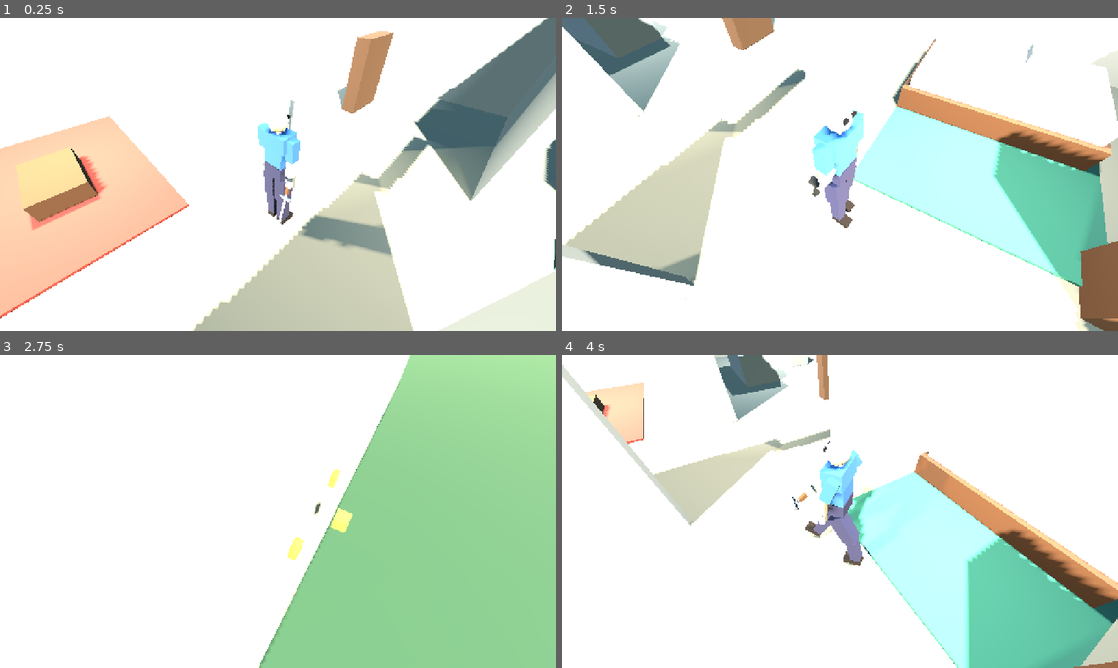
Above: before the commit, frames 1-4 (two rows, left to right).
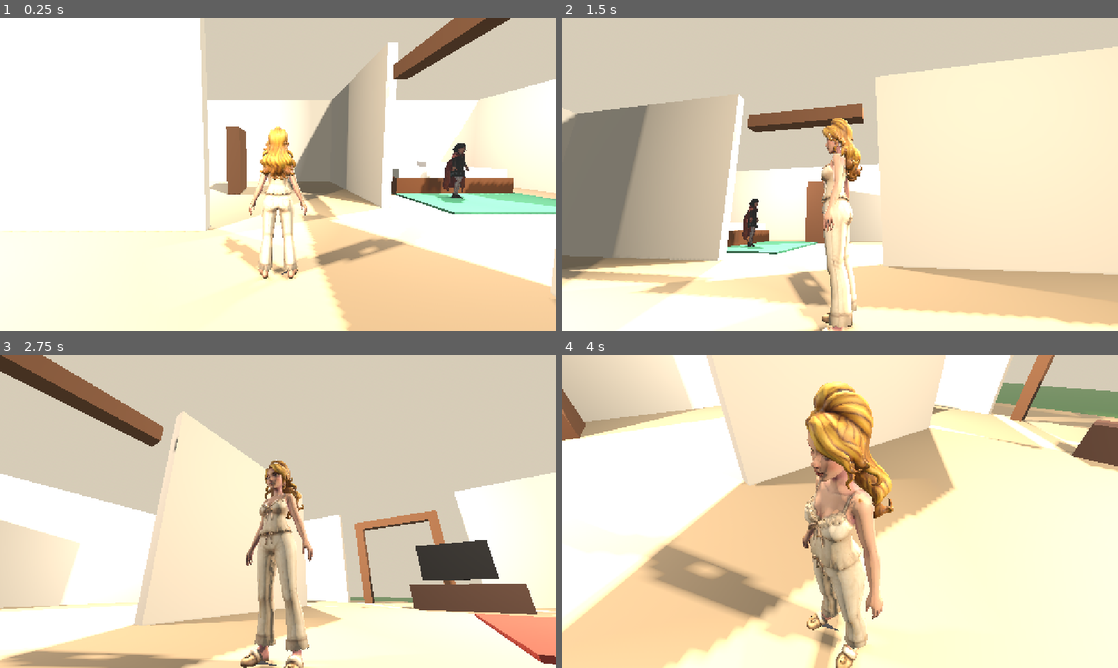
Above: after the commit, the same moments.

Repository: dannyswat/threed
Game: Godot game, scene res://scenes/Main.tscn
The game is run twice, just before and just after one commit, with the same random seed, the same clock (stepped at 60 frames per second) and the same inputs.
Inputs:
- Up to frame 1 (0.25 s): no input
- Up to frame 2 (1.5 s): hold D 0.53-1.28 s; hold X 0.53-1.28 s; hold S from 1.28 s (still down); tap G at 1.35 s
- Up to frame 3 (2.75 s): release S at 2.03 s; hold D from 2.03 s (still down); hold X from 2.03 s (still down)
- Up to frame 4 (4 s): release D at 2.78 s; release X at 2.78 s; hold W 2.78-3.53 s; tap G at 2.85 s; hold A from 3.53 s (still down); hold X from 3.53 s (still down)

The runs differ from the first frame. In frame 1, 72% of the frame differs, in the area x 0-100%, y 0-100%; in frame 2, 89%; in frame 3, 91%; in frame 4, 86%.

Commit message:
Just another character

Diff:
--- a/project.godot
+++ b/project.godot
@@ -27,4 +27,6 @@
 
 [rendering]
 
+renderer/rendering_method="gl_compatibility"
+renderer/rendering_method.mobile="gl_compatibility"
 anti_aliasing/quality/msaa_3d=1
--- a/scenes/Main.tscn
+++ b/scenes/Main.tscn
@@ -3,6 +3,8 @@
 [ext_resource type="PackedScene" path="res://scenes/House.tscn" id="1_house"]
 [ext_resource type="PackedScene" uid="uid://c8k3o4j0scd6f" path="res://scenes/Player.tscn" id="2_player"]
 [ext_resource type="Script" uid="uid://bl1d7si47u8tm" path="res://scripts/follow_camera.gd" id="3_camera_script"]
+[ext_resource type="PackedScene" uid="uid://b2uc7l74t66in" path="res://scenes/blackwitch.glb" id="4_blackwitch"]
+[ext_resource type="Script" uid="uid://c5x6oc8xdoqxv" path="res://scripts/idle_character.gd" id="5_idle_character"]
 
 [sub_resource type="ProceduralSkyMaterial" id="1_sky_material"]
 sky_top_color = Color(0.24, 0.51, 0.71, 1)
@@ -16,23 +18,27 @@
 [sub_resource type="Environment" id="3_environment"]
 background_mode = 2
 sky = SubResource("2_sky")
-ambient_light_source = 3
+ambient_light_source = 2
 ambient_light_color = Color(1, 0.98, 0.93, 1)
-ambient_light_energy = 0.45
+ambient_light_energy = 0.25
 fog_enabled = true
 fog_light_color = Color(0.84, 0.8, 0.72, 1)
 fog_density = 0.003
 
+[sub_resource type="CapsuleShape3D" id="4_npc_shape"]
+radius = 0.28
+height = 1.75
+
 [node name="Main" type="Node3D" unique_id=2080077506]
-
-[node name="WorldEnvironment" type="WorldEnvironment" parent="." unique_id=2062938883]
-environment = SubResource("3_environment")
 
 [node name="Sun" type="DirectionalLight3D" parent="." unique_id=517626878]
 transform = Transform3D(0.7880108, -0.4575257, 0.41195792, 0, 0.66913056, 0.74314487, -0.6156615, -0.58560616, 0.5272821, 0, 0, 0)
 light_color = Color(1, 0.95, 0.87, 1)
-light_energy = 2.0
+light_energy = 0.4
 shadow_enabled = true
+
+[node name="WorldEnvironment" type="WorldEnvironment" parent="." unique_id=2062938883]
+environment = SubResource("3_environment")
 
 [node name="House" parent="." unique_id=1023491995 instance=ExtResource("1_house")]
 
@@ -46,3 +52,16 @@
 [node name="Camera3D" type="Camera3D" parent="CameraRig" unique_id=169367228]
 current = true
 fov = 72.0
+
+[node name="BedroomNpc" type="Node3D" parent="." unique_id=1881124401]
+transform = Transform3D(0, 0, -1.3, 0, 1.3, 0, 1.3, 0, 0, 4.3, 0.05, -3.4)
+script = ExtResource("5_idle_character")
+idle_animation = "NlaTrack_001"
+
+[node name="Model" parent="BedroomNpc" unique_id=2105449302 instance=ExtResource("4_blackwitch")]
+
+[node name="StaticBody3D" type="StaticBody3D" parent="BedroomNpc" unique_id=1590118022]
+
+[node name="CollisionShape3D" type="CollisionShape3D" parent="BedroomNpc/StaticBody3D" unique_id=1435329208]
+transform = Transform3D(1, 0, 0, 0, 1, 0, 0, 0, 1, 0, 0.875, 0)
+shape = SubResource("4_npc_shape")
--- a/scenes/Player.tscn
+++ b/scenes/Player.tscn
@@ -1,6 +1,7 @@
 [gd_scene format=3 uid="uid://c8k3o4j0scd6f"]
 
 [ext_resource type="Script" uid="uid://odhvnbi5losv" path="res://scripts/player.gd" id="1_player_script"]
+[ext_resource type="PackedScene" uid="uid://bht5tjcoitlkv" path="res://scenes/pajama girl.glb" id="2_player_model"]
 
 [sub_resource type="CapsuleShape3D" id="1_body_shape"]
 radius = 0.28
@@ -15,3 +16,6 @@
 shape = SubResource("1_body_shape")
 
 [node name="VisualRoot" type="Node3D" parent="." unique_id=1816880805]
+
+[node name="Model" parent="VisualRoot" unique_id=1234567891 instance=ExtResource("2_player_model")]
+transform = Transform3D(0, 0, 1.3, 0, 1.3, 0, -1.3, 0, 0, 0, 0, 0)
--- a/scripts/follow_camera.gd
+++ b/scripts/follow_camera.gd
@@ -3,9 +3,13 @@
 @export var target_path: NodePath
 @export var follow_distance := 5.0
 @export var follow_distance_indoor := 1.5
-@export var follow_height := 2.8
+@export var pitch_degrees := 30.0
 @export var look_height := 0.9
 @export var smoothing := 7.0
+@export var yaw_speed_degrees := 110.0
+@export var pitch_speed_degrees := 75.0
+@export var min_pitch_degrees := 15.0
+@export var max_pitch_degrees := 65.0
 
 # House bounds for indoor detection
 const HOUSE_SIZE := Vector3(16.0, 100.0, 14.0)  # x, y (ignored), z
@@ -13,16 +17,13 @@
 
 var target: Node3D
 var transparent_materials: Dictionary = {}  # Track original materials for restoration
-
-# Fixed world-space 45-degree offset direction (camera always comes from the same world angle)
-const CAMERA_OFFSET_DIR := Vector3(1.0, 0.0, 1.0)  # Will be normalized at use
+var camera_yaw_offset := 0.0
 
 func _ready() -> void:
 	set_as_top_level(true)
 	target = get_node_or_null(target_path) as Node3D
 	if target != null:
-		var offset := CAMERA_OFFSET_DIR.normalized()
-		global_position = target.global_position + offset * follow_distance + Vector3.UP * follow_height
+		global_position = _get_desired_position(follow_distance)
 		look_at(target.global_position + Vector3(0.0, look_height, 0.0), Vector3.UP)
 
 func _is_indoors(position: Vector3) -> bool:
@@ -36,21 +37,47 @@
 		if target == null:
 			return
 
-	# Fixed world-space 45-degree diagonal — does not depend on player facing direction.
-	# Using player's basis caused a spiral: movement direction changed player rotation,
-	# which shifted the camera, which shifted movement direction, etc.
-	var offset := CAMERA_OFFSET_DIR.normalized()
+	_update_camera_input(delta)
 
 	# Determine camera distance based on indoor/outdoor status
 	var current_distance := follow_distance_indoor if _is_indoors(target.global_position) else follow_distance
 
-	var desired_position := target.global_position + offset * current_distance + Vector3.UP * follow_height
+	var desired_position := _get_desired_position(current_distance)
 	var weight := 1.0 - exp(-smoothing * delta)
 	global_position = global_position.lerp(desired_position, weight)
 	look_at(target.global_position + Vector3(0.0, look_height, 0.0), Vector3.UP)
 
 	# Check for walls blocking camera view and make them transparent
 	_update_wall_transparency()
+
+
+func _update_camera_input(delta: float) -> void:
+	var yaw_input := 0.0
+	if Input.is_physical_key_pressed(KEY_A):
+		yaw_input += 1.0
+	if Input.is_physical_key_pressed(KEY_D):
+		yaw_input -= 1.0
+	camera_yaw_offset += deg_to_rad(yaw_input * yaw_speed_degrees * delta)
+
+	var pitch_input := 0.0
+	if Input.is_physical_key_pressed(KEY_W):
+		pitch_input += 1.0
+	if Input.is_physical_key_pressed(KEY_S):
+		pitch_input -= 1.0
+	pitch_degrees = clamp(
+		pitch_degrees + pitch_input * pitch_speed_degrees * delta,
+		min_pitch_degrees,
+		max_pitch_degrees
+	)
+
+
+func _get_desired_position(current_distance: float) -> Vector3:
+	var pitch_radians := deg_to_rad(pitch_degrees)
+	var horizontal_distance := current_distance * cos(pitch_radians)
+	var vertical_offset := current_distance * sin(pitch_radians)
+	var local_offset := Basis(Vector3.UP, camera_yaw_offset) * Vector3(0.0, 0.0, horizontal_distance)
+	var world_offset := target.global_transform.basis * local_offset
+	return target.global_position + world_offset + Vector3.UP * vertical_offset
 
 
 func _update_wall_transparency() -> void:
--- /dev/null
+++ b/scripts/idle_character.gd
@@ -0,0 +1,32 @@
+extends Node3D
+
+@export var idle_animation := "NlaTrack.001"
+
+func _ready() -> void:
+	var anim_player := find_child("AnimationPlayer", true, false) as AnimationPlayer
+	if anim_player == null:
+		return
+
+	var anim_name := idle_animation
+	if not anim_player.has_animation(anim_name):
+		anim_name = _find_shortest_animation(anim_player)
+	if anim_name == "":
+		return
+
+	var animation := anim_player.get_animation(anim_name)
+	if animation:
+		animation.loop_mode = Animation.LOOP_LINEAR
+	anim_player.play(anim_name)
+
+
+func _find_shortest_animation(anim_player: AnimationPlayer) -> String:
+	var best_name := ""
+	var best_length := INF
+	for anim_name in anim_player.get_animation_list():
+		if anim_name == "RESET":
+			continue
+		var animation := anim_player.get_animation(anim_name)
+		if animation and animation.length < best_length:
+			best_name = anim_name
+			best_length = animation.length
+	return best_name
--- a/scripts/player.gd
+++ b/scripts/player.gd
@@ -17,6 +17,20 @@
 
 const SWORD_SCENE := preload("res://scenes/Sword.tscn")
 const GUN_SCENE   := preload("res://scenes/Gun.tscn")
+const RELAXED_CLAVICLE_Z := 0.18
+const RELAXED_UPPERARM_Z := 0.80
+const RELAXED_ARM_SPREAD_Y := 0.22
+const RELAXED_FOREARM_X := 0.22
+const RELAXED_FOREARM_Z := 0.1
+const RELAXED_HAND_X := -0.12
+const RELAXED_HAND_Z := 0.06
+const WALK_LEG_INWARD_Z := 0.00
+const WALK_THIGH_SWING := 0.52
+const WALK_CALF_SWING := 0.22
+const WALK_CALF_BEND := 0.9
+const WALK_FOOT_SWING := 0.16
+const WALK_HIP_BOB := 0.028
+const DEBUG_MODEL_ANIMATION := true
 
 @onready var visual_root: Node3D = $VisualRoot
 
@@ -29,16 +43,54 @@
 var sword: Node3D
 var gun: Node3D
 var g_key_pressed_last_frame := false
+var left_key_was_pressed := false
+var right_key_was_pressed := false
+var anim_player: AnimationPlayer = null
+var model_skeleton: Skeleton3D = null
+var bone_ids: Dictionary = {}
+var base_bone_rotations: Dictionary = {}
+var base_bone_positions: Dictionary = {}
+var leg_bone_groups := {
+	"left_thigh": [],
+	"left_calf": [],
+	"left_foot": [],
+	"right_thigh": [],
+	"right_calf": [],
+	"right_foot": []
+}
+var idle_timer := 0.0
+var imported_idle_anim := ""
+var using_imported_idle := false
+var last_debug_log_time := 0.0
+
+const IDLE_ANIMATION_DELAY := 0.5
+const IDLE_ANIMATION_CANDIDATES := ["NlpTrack.001", "NlpTrack_001", "NlaTrack.001", "NlaTrack_001"]
 
 func _ready() -> void:
 	_rebuild_dummy_rig()
+	# Find the imported model animation and skeleton nodes.
+	var model := visual_root.get_node_or_null("Model")
+	if model:
+		anim_player = model.find_child("AnimationPlayer", true, false) as AnimationPlayer
+		model_skeleton = model.find_child("Skeleton3D", true, false) as Skeleton3D
+	if anim_player:
+		anim_player.stop()
+		imported_idle_anim = _find_animation_name(IDLE_ANIMATION_CANDIDATES)
+	if model_skeleton:
+		_cache_model_bones()
+		_animate_model(0.0, 0.0)
 
 func _physics_process(delta: float) -> void:
 	if Engine.is_editor_hint():
 		return
 
-	var input_vector := _get_move_input()
-	var move_direction := _camera_relative_direction(input_vector)
+	var forward_input := _get_forward_input()
+	var is_walking := forward_input != 0.0
+	var move_direction: Vector3
+	if forward_input != 0.0:
+		move_direction = -global_transform.basis.z * forward_input
+	else:
+		move_direction = Vector3.ZERO
 
 	if move_direction != Vector3.ZERO:
 		velocity.x = move_toward(velocity.x, move_direction.x * SPEED, ACCELERATION * delta)
@@ -54,10 +106,15 @@
 
 	move_and_slide()
 
-	var horizontal_velocity := Vector3(velocity.x, 0.0, velocity.z)
-	if horizontal_velocity.length() > 0.12:
-		var facing_angle := atan2(horizontal_velocity.x, horizontal_velocity.z) - PI
-		rotation.y = lerp_angle(rotation.y, facing_angle, TURN_SPEED * delta)
+	# Snap turn 45 degrees per key press
+	var left_pressed := _is_any_key_pressed([KEY_LEFT]) != 0
+	var right_pressed := _is_any_key_pressed([KEY_RIGHT]) != 0
+	if left_pressed and not left_key_was_pressed:
+		rotation.y += PI / 4.0
+	if right_pressed and not right_key_was_pressed:
+		rotation.y -= PI / 4.0
+	left_key_was_pressed = left_pressed
+	right_key_was_pressed = right_pressed
 
 	if Input.is_physical_key_pressed(KEY_X) and swing_timer <= 0.0:
 		swing_timer = SHOOT_DURATION if holding_gun else SWING_DURATION
@@ -76,40 +133,225 @@
 		_update_weapon_visibility()
 	g_key_pressed_last_frame = g_pressed
 
+	var horizontal_velocity := Vector3(velocity.x, 0.0, velocity.z)
 	_animate_rig(delta, horizontal_velocity.length())
-
-func _get_move_input() -> Vector2:
-	var left := _is_any_key_pressed([KEY_A, KEY_LEFT])
-	var right := _is_any_key_pressed([KEY_D, KEY_RIGHT])
-	var forward := _is_any_key_pressed([KEY_W, KEY_UP])
-	var backward := _is_any_key_pressed([KEY_S, KEY_DOWN])
-
-	var input_vector := Vector2(float(right - left), float(backward - forward))
-	return input_vector.limit_length(1.0)
+	_animate_model(delta, forward_input)
+
+func _find_animation_name(candidates: Array) -> String:
+	if anim_player == null:
+		return ""
+	for candidate in candidates:
+		if anim_player.has_animation(candidate):
+			return candidate
+	return ""
+
+func _cache_model_bones() -> void:
+	var tracked_bones := [
+		"Root",
+		"Hip",
+		"Pelvis",
+		"Waist",
+		"Spine01",
+		"Spine02",
+		"NeckTwist01",
+		"Head",
+		"L_Clavicle",
+		"L_Thigh",
+		"L_ThighTwist01",
+		"L_Calf",
+		"L_Foot",
+		"L_Forearm",
+		"L_Hand",
+		"R_Clavicle",
+		"R_Thigh",
+		"R_ThighTwist01",
+		"R_Calf",
+		"R_CalfTwist01",
+		"R_CalfTwist02",
+		"R_Foot",
+		"R_Forearm",
+		"R_Hand",
+		"L_Upperarm",
+		"R_Upperarm"
+	]
+	for mesh in visual_root.find_children("*", "MeshInstance3D", true, false):
+		var skin: Skin = mesh.skin
+		if skin == null:
+			continue
+		for i in skin.get_bind_count():
+			var bind_name := skin.get_bind_name(i)
+			if bind_name != "" and bind_name not in tracked_bones:
+				tracked_bones.append(bind_name)
+	for bone_name in tracked_bones:
+		var bone_idx: int = model_skeleton.find_bone(bone_name)
+		if bone_idx == -1:
+			continue
+		bone_ids[bone_name] = bone_idx
+		base_bone_rotations[bone_name] = model_skeleton.get_bone_pose_rotation(bone_idx)
+		base_bone_positions[bone_name] = model_skeleton.get_bone_pose_position(bone_idx)
+		_register_leg_bone_group(bone_name)
+
+	if DEBUG_MODEL_ANIMATION:
+		print("PLAYER_MODEL_BONES|cached=", bone_ids.keys())
+		print("PLAYER_MODEL_LEG_GROUPS|", leg_bone_groups)
+
+
+func _register_leg_bone_group(bone_name: String) -> void:
+	if bone_name.begins_with("L_Thigh"):
+		leg_bone_groups["left_thigh"].append(bone_name)
+	elif bone_name.begins_with("L_Calf"):
+		leg_bone_groups["left_calf"].append(bone_name)
+	elif bone_name.begins_with("L_Foot"):
+		leg_bone_groups["left_foot"].append(bone_name)
+	elif bone_name.begins_with("R_Thigh"):
+		leg_bone_groups["right_thigh"].append(bone_name)
+	elif bone_name.begins_with("R_Calf"):
+		leg_bone_groups["right_calf"].append(bone_name)
+	elif bone_name.begins_with("R_Foot"):
+		leg_bone_groups["right_foot"].append(bone_name)
+
+func _animate_model(delta: float, forward_input: float) -> void:
+	if model_skeleton == null or bone_ids.is_empty():
+		return
+
+	var move_blend: float = abs(forward_input)
+	if move_blend > 0.0:
+		idle_timer = 0.0
+		if using_imported_idle:
+			_stop_imported_idle()
+	else:
+		idle_timer += delta
+		if imported_idle_anim != "" and idle_timer >= IDLE_ANIMATION_DELAY:
+			if not using_imported_idle:
+				_restore_model_pose()
+				anim_player.play(imported_idle_anim)
+				using_imported_idle = true
+			return
+
+	if move_blend > 0.0:
+		walk_cycle += delta * WALK_CYCLE_SPEED * move_blend * sign(forward_input)
+
+	var idle_time: float = Time.get_ticks_msec() * 0.001
+	var idle_breath: float = sin(idle_time * 1.8) * 0.02 * (1.0 - move_blend)
+	var swing: float = sin(walk_cycle) * WALK_THIGH_SWING * move_blend
+	var opposite_swing: float = sin(walk_cycle + PI) * WALK_THIGH_SWING * move_blend
+	var left_calf_phase: float = sin(walk_cycle - PI * 0.35) * WALK_CALF_SWING * move_blend
+	var right_calf_phase: float = sin(walk_cycle + PI - PI * 0.35) * WALK_CALF_SWING * move_blend
+	var left_knee: float = 0.05 * move_blend + left_calf_phase + max(0.0, -swing) * WALK_CALF_BEND
+	var right_knee: float = 0.05 * move_blend + right_calf_phase + max(0.0, -opposite_swing) * WALK_CALF_BEND
+	var hip_bob: float = abs(sin(walk_cycle * 2.0)) * WALK_HIP_BOB * move_blend
+	var left_leg_inward_z: float = WALK_LEG_INWARD_Z * move_blend
+	var right_leg_inward_z: float = -WALK_LEG_INWARD_Z * move_blend
+	var torso_twist: float = sin(walk_cycle) * 0.08 * move_blend
+	var left_clavicle_x: float = opposite_swing * 0.18
+	var right_clavicle_x: float = swing * 0.18
+	var left_upperarm_x: float = opposite_swing * 0.8 + 0.08
+	var right_upperarm_x: float = swing * 0.8 + 0.08
+	var left_forearm_x: float = RELAXED_FOREARM_X + max(0.0, -opposite_swing) * 0.35 + 0.08 * move_blend
+	var right_forearm_x: float = RELAXED_FOREARM_X + max(0.0, -swing) * 0.35 + 0.08 * move_blend
+	var left_hand_x: float = RELAXED_HAND_X + opposite_swing * 0.2
+	var right_hand_x: float = RELAXED_HAND_X + swing * 0.2
+	var left_visible_thigh: float = swing * 1.15
+	var right_visible_thigh: float = opposite_swing * 1.15
+	var left_visible_calf: float = left_knee * 1.1
+	var right_visible_calf: float = right_knee * 1.1
+	var left_foot_lift: float = -0.14 - swing * (WALK_FOOT_SWING * 1.5) - left_calf_phase * 0.5
+	var right_foot_lift: float = -0.14 - opposite_swing * (WALK_FOOT_SWING * 1.5) - right_calf_phase * 0.5
+
+	_set_bone_rotation("Root", Vector3(0.0, 0.0, 0.0))
+	_set_bone_rotation("Hip", Vector3(0.03 * move_blend, 0.0, 0.0))
+	_set_bone_position("Hip", Vector3(0.0, hip_bob, 0.0))
+	_set_bone_rotation("Pelvis", Vector3(0.02 * move_blend, 0.0, 0.0))
+	_set_bone_rotation("Waist", Vector3(-idle_breath, torso_twist * 0.3, 0.0))
+	_set_bone_rotation("Spine01", Vector3(idle_breath + sin(walk_cycle + PI * 0.5) * 0.08 * move_blend, torso_twist, 0.0))
+	_set_bone_rotation("Spine02", Vector3(idle_breath * 0.5, torso_twist * 0.65, 0.0))
+	_set_bone_rotation("NeckTwist01", Vector3(-idle_breath * 0.5, 0.0, 0.0))
+	_set_bone_rotation("Head", Vector3(-idle_breath * 0.8, 0.0, 0.0))
+
+	_apply_leg_group_pose(leg_bone_groups["left_thigh"], left_visible_thigh, left_leg_inward_z)
+	_apply_leg_group_pose(leg_bone_groups["left_calf"], left_visible_calf, 0.0)
+	_apply_leg_group_pose(leg_bone_groups["left_foot"], left_foot_lift, -left_leg_inward_z * 0.5)
+	_apply_leg_group_pose(leg_bone_groups["right_thigh"], right_visible_thigh, right_leg_inward_z)
+	_apply_leg_group_pose(leg_bone_groups["right_calf"], right_visible_calf, 0.0)
+	_apply_leg_group_pose(leg_bone_groups["right_foot"], right_foot_lift, -right_leg_inward_z * 0.5)
+	_set_bone_rotation("L_Clavicle", Vector3(left_clavicle_x, -RELAXED_ARM_SPREAD_Y * 0.35, -RELAXED_CLAVICLE_Z))
+	_set_bone_rotation("R_Clavicle", Vector3(right_clavicle_x, RELAXED_ARM_SPREAD_Y * 0.35, RELAXED_CLAVICLE_Z))
+	_set_bone_rotation("L_Upperarm", Vector3(left_upperarm_x, -RELAXED_ARM_SPREAD_Y, -RELAXED_UPPERARM_Z))
+	_set_bone_rotation("R_Upperarm", Vector3(right_upperarm_x, RELAXED_ARM_SPREAD_Y, RELAXED_UPPERARM_Z))
+	_set_bone_rotation("L_Forearm", Vector3(left_forearm_x, -RELAXED_ARM_SPREAD_Y * 0.2, -RELAXED_FOREARM_Z))
+	_set_bone_rotation("R_Forearm", Vector3(right_forearm_x, RELAXED_ARM_SPREAD_Y * 0.2, RELAXED_FOREARM_Z))
+	_set_bone_rotation("L_Hand", Vector3(left_hand_x, 0.0, -RELAXED_HAND_Z))
+	_set_bone_rotation("R_Hand", Vector3(right_hand_x, 0.0, RELAXED_HAND_Z))
+
+	if DEBUG_MODEL_ANIMATION and move_blend > 0.0:
+		var now := Time.get_ticks_msec() * 0.001
+		if now - last_debug_log_time > 0.5:
+			last_debug_log_time = now
+			print(
+				"PLAYER_WALK_DEBUG|blend=", move_blend,
+				"|left_thigh=", leg_bone_groups["left_thigh"],
+				"|left_calf=", leg_bone_groups["left_calf"],
+				"|left_foot=", leg_bone_groups["left_foot"],
+				"|right_thigh=", leg_bone_groups["right_thigh"],
+				"|right_calf=", leg_bone_groups["right_calf"],
+				"|right_foot=", leg_bone_groups["right_foot"]
+			)
+
+
+func _apply_leg_group_pose(bone_names: Array, x_rotation: float, z_rotation: float) -> void:
+	for bone_name in bone_names:
+		var scale := 1.0
+		if "Twist02" in bone_name:
+			scale = 0.75
+		elif "Twist01" in bone_name:
+			scale = 0.9
+		_set_bone_rotation(bone_name, Vector3(x_rotation * scale, 0.0, z_rotation * scale))
+
+
+func _stop_imported_idle() -> void:
+	if anim_player:
+		anim_player.stop()
+	using_imported_idle = false
+	_restore_model_pose()
+
+
+func _restore_model_pose() -> void:
+	for bone_name in bone_ids.keys():
+		var bone_idx: int = int(bone_ids.get(bone_name, -1))
+		if bone_idx == -1:
+			continue
+		var base_rotation: Quaternion = base_bone_rotations.get(bone_name, Quaternion.IDENTITY) as Quaternion
+		var base_position: Vector3 = base_bone_positions.get(bone_name, Vector3.ZERO) as Vector3
+		model_skeleton.set_bone_pose_rotation(bone_idx, base_rotation)
+		model_skeleton.set_bone_pose_position(bone_idx, base_position)
+
+
+func _set_bone_rotation(bone_name: String, euler_rotation: Vector3) -> void:
+	var bone_idx: int = int(bone_ids.get(bone_name, -1))
+	if bone_idx == -1:
+		return
+	var base_rotation: Quaternion = base_bone_rotations.get(bone_name, Quaternion.IDENTITY) as Quaternion
+	var offset_rotation: Quaternion = Basis.from_euler(euler_rotation).get_rotation_quaternion()
+	model_skeleton.set_bone_pose_rotation(bone_idx, base_rotation * offset_rotation)
+
+
+func _set_bone_position(bone_name: String, position_offset: Vector3) -> void:
+	var bone_idx: int = int(bone_ids.get(bone_name, -1))
+	if bone_idx == -1:
+		return
+	var base_position: Vector3 = base_bone_positions.get(bone_name, Vector3.ZERO) as Vector3
+	model_skeleton.set_bone_pose_position(bone_idx, base_position + position_offset)
+
+func _get_forward_input() -> float:
+	var forward := _is_any_key_pressed([KEY_UP])
+	var backward := _is_any_key_pressed([KEY_DOWN])
+	return float(forward - backward)
 
 func _is_any_key_pressed(keys: Array[int]) -> int:
 	for keycode in keys:
 		if Input.is_physical_key_pressed(keycode):
 			return 1
 	return 0
-
-func _camera_relative_direction(input_vector: Vector2) -> Vector3:
-	if input_vector == Vector2.ZERO:
-		return Vector3.ZERO
-
-	var camera := get_viewport().get_camera_3d()
-	if camera == null:
-		return Vector3(input_vector.x, 0.0, input_vector.y).normalized()
-
-	var forward := -camera.global_transform.basis.z
-	forward.y = 0.0
-	forward = forward.normalized()
-
-	var right := camera.global_transform.basis.x
-	right.y = 0.0
-	right = right.normalized()
-
-	return (right * input_vector.x + forward * -input_vector.y).normalized()
 
 func _build_dummy_rig() -> void:
 	# -----------------------------------------------------------------------
@@ -210,14 +452,8 @@
 
 
 func _rebuild_dummy_rig() -> void:
-	if visual_root == null:
-		return
-	for child in visual_root.get_children():
-		child.free()
 	joint_map.clear()
 	material_cache.clear()
-	visual_root.position = Vector3.ZERO
-	_build_dummy_rig()
 
 
 func _make_joint(joint_name: String, parent: Node3D, local_pos: Vector3) -> Node3D:
--- /dev/null
+++ b/tmp_pose_probe.gd
@@ -0,0 +1,22 @@
+extends SceneTree
+
+func _initialize() -> void:
+	var scene := load("res://scenes/pajama girl.glb") as PackedScene
+	var root_node := scene.instantiate()
+	root.add_child(root_node)
+	await process_frame
+	_print_tree(root_node, 0)
+	var skeleton := root_node.find_child("Skeleton3D", true, false) as Skeleton3D
+	if skeleton:
+		var names := ["Hip", "Pelvis", "L_Thigh", "L_ThighTwist01", "L_Calf", "L_Foot", "R_Thigh", "R_ThighTwist01", "R_Calf", "R_CalfTwist01", "R_CalfTwist02", "R_Foot"]
+		for name in names:
+			var idx := skeleton.find_bone(name)
+			print("POSE|", name, "|IDX|", idx)
+			if idx != -1:
+				print("ROT|", skeleton.get_bone_pose_rotation(idx))
+	quit()
+
+func _print_tree(node: Node, depth: int) -> void:
+	print("  ".repeat(depth) + node.name + " [" + node.get_class() + "]")
+	for child in node.get_children():
+		_print_tree(child, depth + 1)
Not shown, added: export_presets.cfg
Binary file added: scenes/blackwitch.glb
Not shown, added: scenes/blackwitch.glb.import
Binary file added: scenes/blackwitch_blackwitch_basecolor.jpg
Not shown, added: scenes/blackwitch_blackwitch_basecolor.jpg.import
Binary file added: scenes/junior+black+witch.glb
Not shown, added: scenes/junior+black+witch.glb.import
Binary file added: scenes/junior+black+witch_juniorblackwitch_basecolor.jpg
Not shown, added: scenes/junior+black+witch_juniorblackwitch_basecolor.jpg.import
Binary file added: scenes/pajama girl.glb
Not shown, added: scenes/pajama girl.glb.import
Binary file added: scenes/pajama girl_pajama+girl_basecolor.jpg
(and 15 more such lines)
